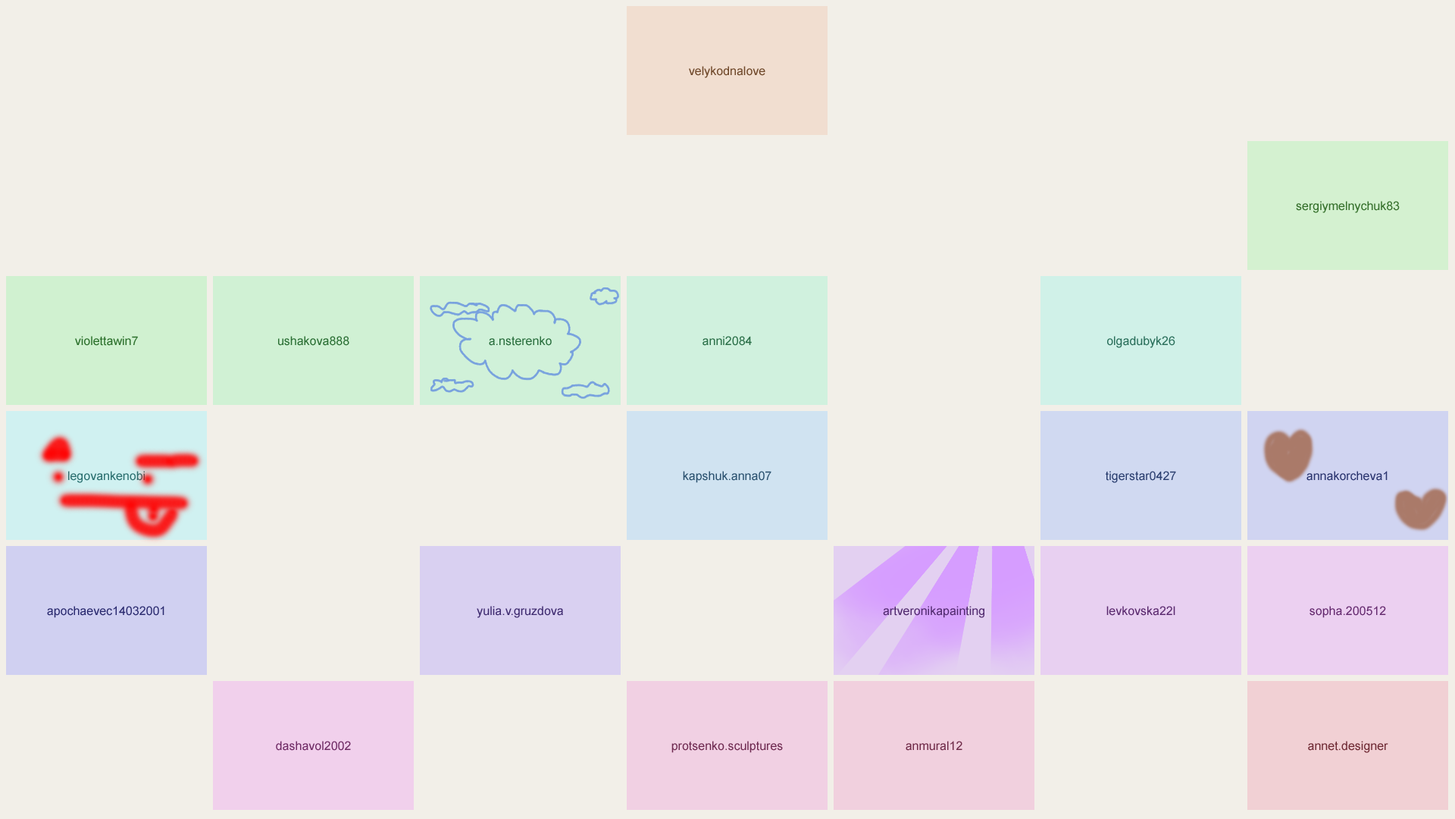
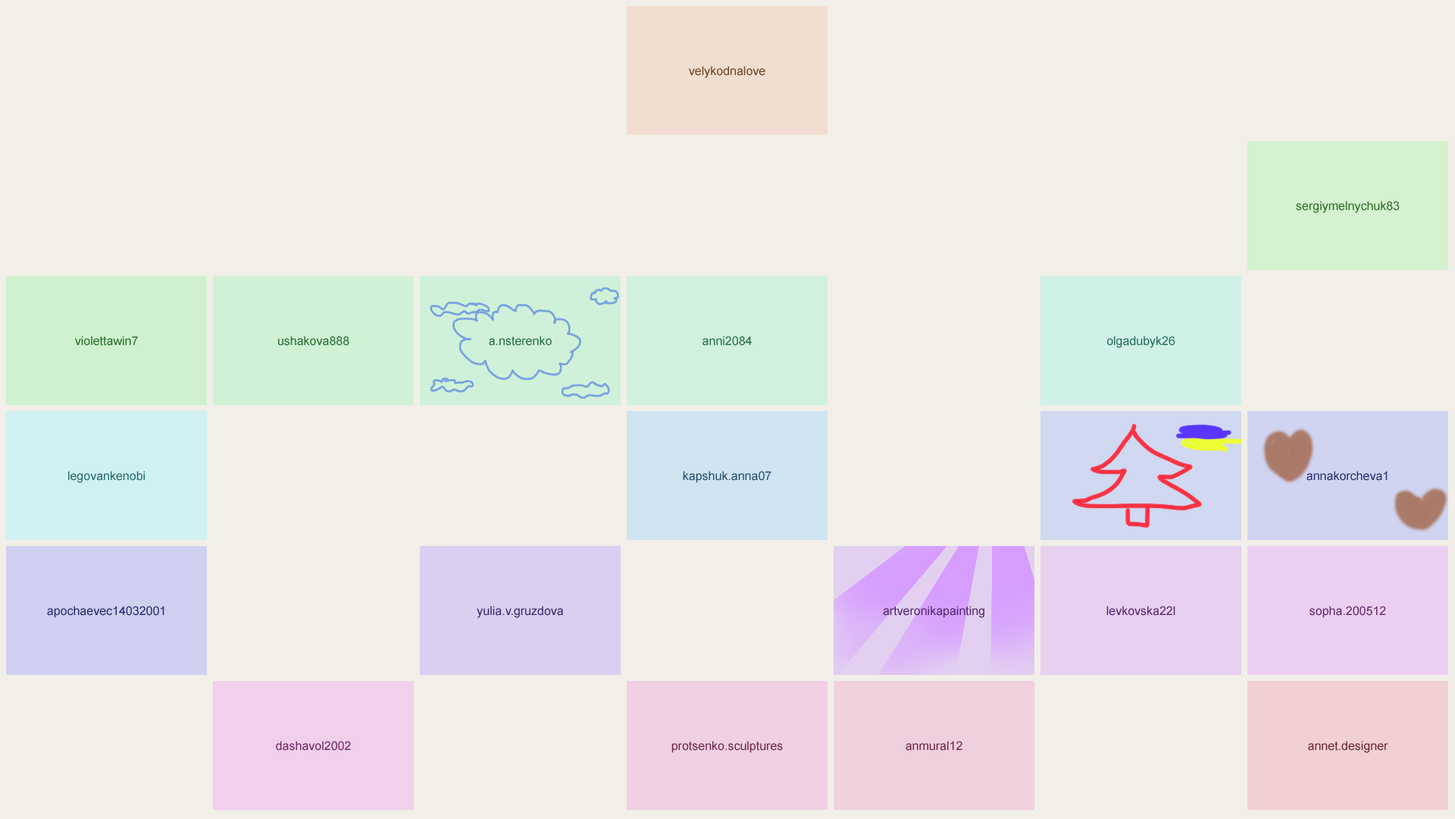
Revision of a layered 1455x819 image; what changed, layer by layer:
painted on "tigerstar0427.png" over (1071, 422, 1242, 529)
painted on "legovankenobi.png" over (35, 430, 206, 544)
